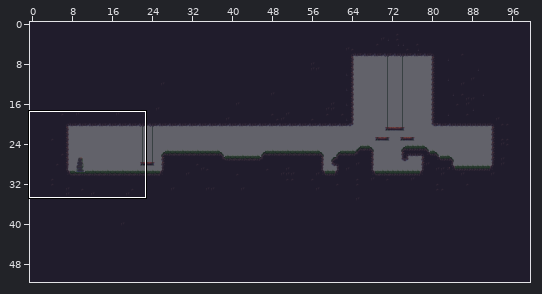
A Tiled map gets an edit: PR2/levels/DEMO.tmx. Above: a wide view before the commit, with the close-up outlined.
Close-up. Old version:
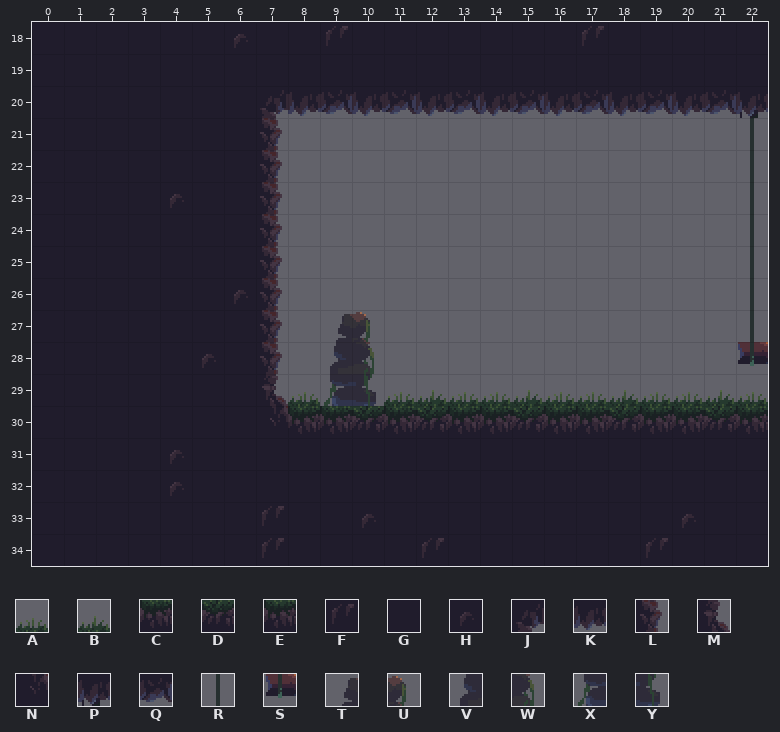
Cells are 32x32 px. Shown: x 0..22, y 18..34.
Key: from "EarthMapTileset": A 14, B 15, C 34, D 35, E 36, F 46, G 47, H 48, J 66, K 67, L 78, M 86, N 106, P 129, Q 136, R 185, S 205, T 380, U 381, V 400, W 401, X 420, Y 421.
_ is an empty cell.
Layer "Capa de patrones 1" before, first column x 0:
18 GGGGGGHGGFGGGGGGGFGGGGG
19 GGGGGGGGGGGGGGGGGGGGGGG
20 GGGGGGGJKQKQKQKQKQKQKQP
21 GGGGGGGL______________R
22 GGGGGGGL______________R
23 GGGGHGGL______________R
24 GGGGGGGL______________R
25 GGGGGGGL______________R
26 GGGGGGHL______________R
27 GGGGGGGL_TU___________R
28 GGGGGHGL_VW___________S
29 GGGGGGGMAXYABAABAABAABA
30 GGGGGGGNCCDCDECDECDECDE
31 GGGGHGGGGGGGGGGGGGGGGGG
32 GGGGHGGGGGGGGGGGGGGGGGG
33 GGGGGGGFGGHGGGGGGGGGHGG
34 GGGGGGGFGGGGFGGGGGGFGGG
The result:
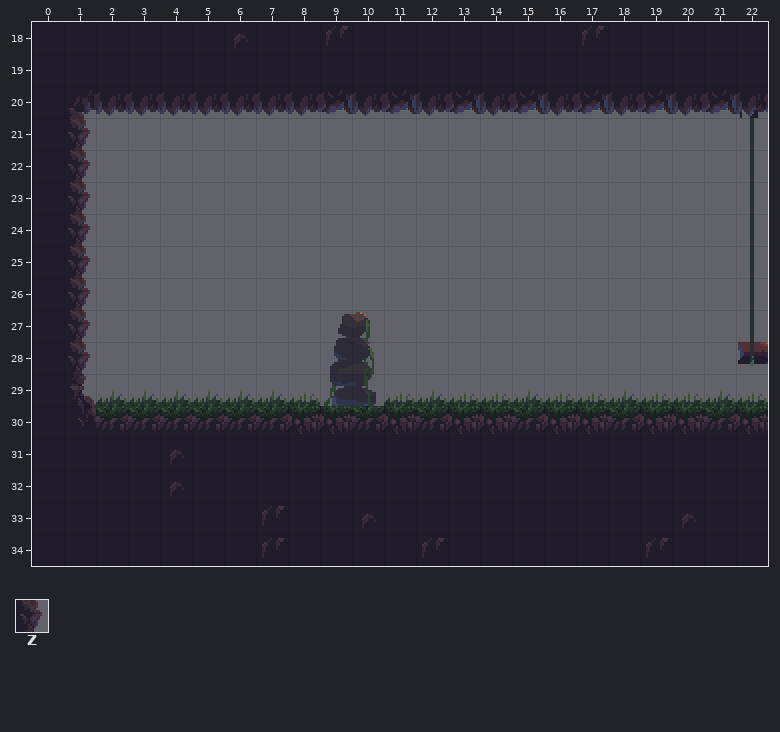
Further tiles: from "EarthMapTileset": Z 98.
Changes in this commit:
Changed rows in their new state; . is an unchanged cell.
Layer "Capa de patrones 1":
first column x 1:
20 JKKKKKK
21 Z______
22 Z______
23 Z______
24 Z______
25 Z______
26 Z______
27 Z______
28 Z______
29 MBBBBBB
30 NDDDDDD
Where, in picture pixels (left, top, right, bottom), the same in both close-ups:
changed: (68, 90, 288, 432)
